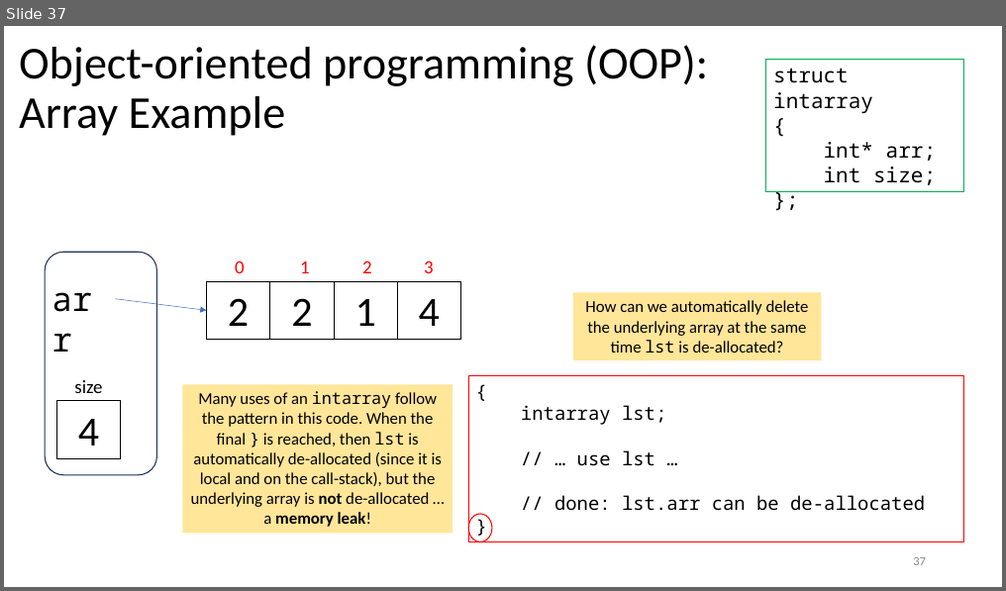
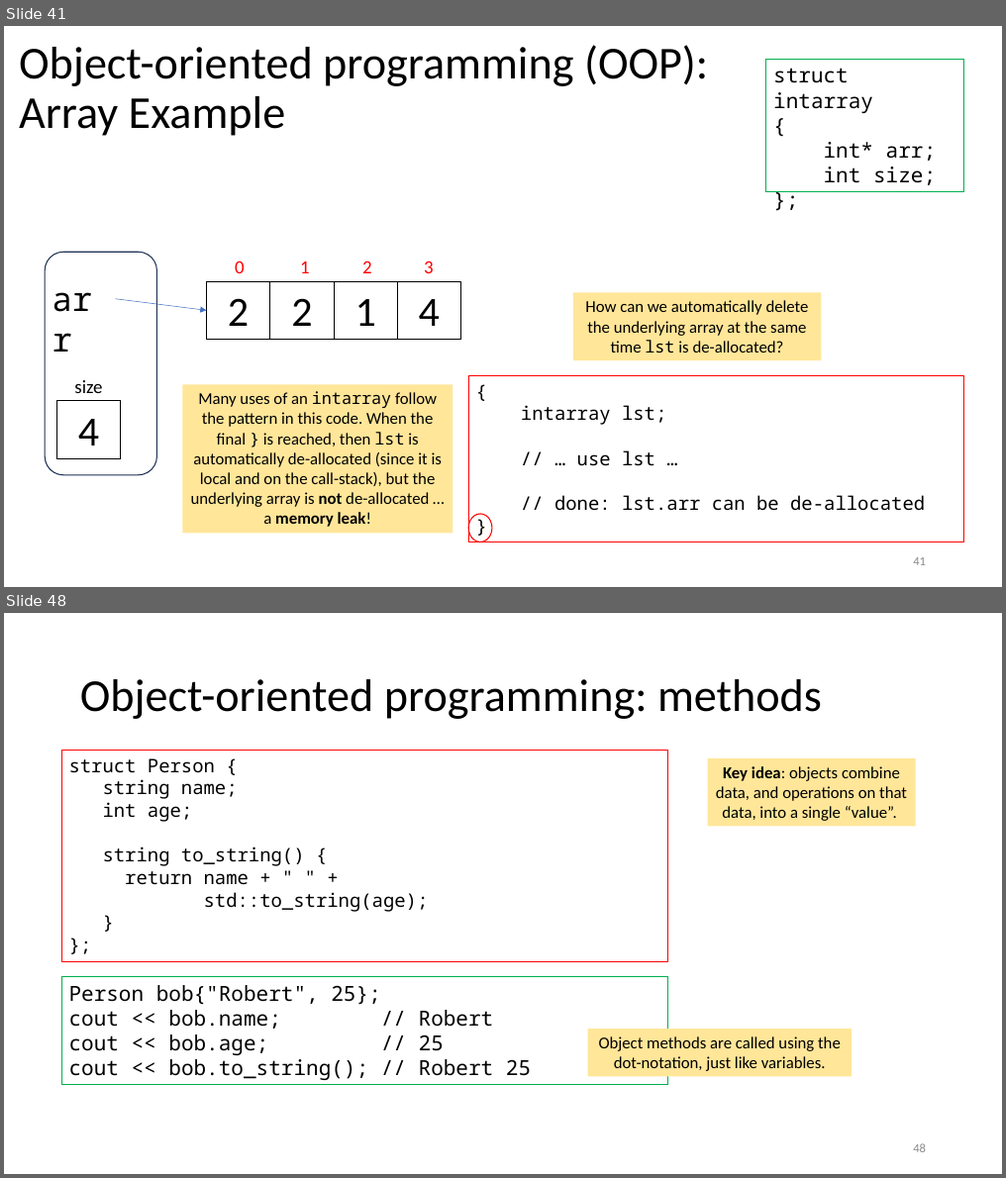
Before and after one commit to tjd1234/cmpt135spring2024, a slide deck: sample_code/week4/week4_cmpt135.pptx. Shown one above the other, each under a label of ours: slide 37 before the commit, slides 41 and 48 after it; the slides between them are not shown. The pictures are 1006x591 and 1006x1178 pixels, drawn with LibreOffice and Linux fonts; fonts in the diff are those of the drawing. Boxes give left, top, right and bottom in pixels: in the first picture for what was removed or moved away, otherwise in the second. Text is boxed around its words. In the diff, an @@ line names an element or a change of style, - is before the commit and + after.

```diff
--- a/sample_code/week4/week4_cmpt135.pptx
+++ b/sample_code/week4/week4_cmpt135.pptx
@@ slide 48 added at [4,613,1002,1174], background #FFFFFF @@
@@ title added at [80,679,822,719], 44 pt, text #000000 @@
+Object-oriented programming: methods
@@ rectangle added at [61,750,668,961], outline #FF0000 0.75 pt, 18 pt, text #000000 @@
+struct Person {
+string name;
+int age;
+string to_string() {
+return name + " " +
+std::to_string(age);
+}
+};
@@ rectangle added at [708,759,916,827], fill #FFE699, 16 pt, text #000000 @@
+Key idea: objects combine data, and operations on that data, into a single “value”.
@@ rectangle added at [61,977,668,1085], outline #00B050 0.75 pt, 20 pt, text #000000 @@
+Person bob{"Robert", 25};
+cout << bob.name; // Robert
+cout << bob.age; // 25
+cout << bob.to_string(); // Robert 25
@@ rectangle added at [588,1029,851,1077], fill #FFE699, 16 pt, text #000000 @@
+Object methods are called using the dot-notation, just like variables.
@@ page number added at [913,1144,926,1153], 12 pt, text #8C8C8C @@
+48
@@ what was slide 37 is now slide 41 @@
@@ page number at [913,558,926,566]: text changed @@
-37
+41
```
Also in this commit, not shown: 22 slides changed, 33 other slides added, 1 slide removed, 1 other file.
